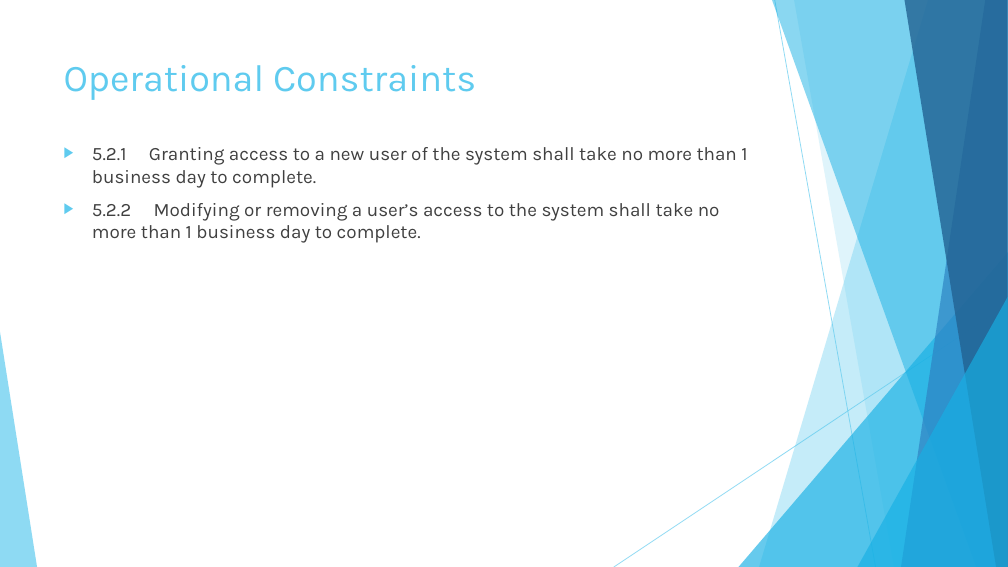
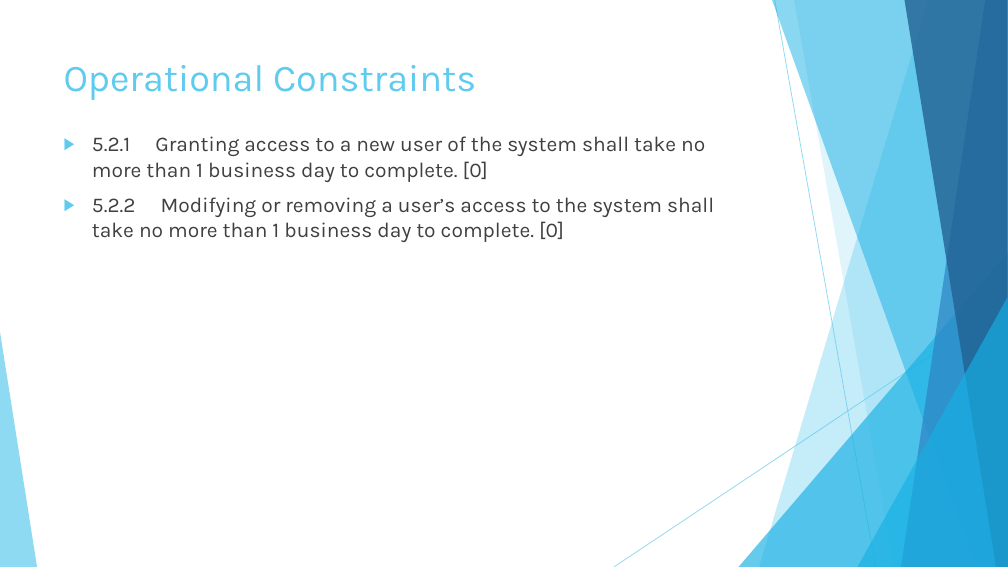
Before and after one commit to KodeFu/cse682, a slide deck: slide 15 of Test Framework Midterm Presentation 001.pptx (slide 14 before the commit). Drawn at 1008x567 pixels with LibreOffice and Linux fonts; fonts in the diff are those of the drawing. Boxes give left, top, right and bottom in pixels: in the first picture for what was removed or moved away, otherwise in the second. Text is boxed around its words. In the diff, an @@ line names an element or a change of style, - is before the commit and + after.

```diff
--- a/Test Framework Midterm Presentation 001.pptx
+++ b/Test Framework Midterm Presentation 001.pptx
@@ text at (92,136,714,242): text changed; size 18 to 20 pt @@
-▶ 5.2.1 Granting access to a new user of the system shall take no more than 1 business day to complete.
-▶ 5.2.2 Modifying or removing a user’s access to the system shall take no more than 1 business day to complete.
+▶ 5.2.1 Granting access to a new user of the system shall take no more than 1 business day to complete. [0]
+▶ 5.2.2 Modifying or removing a user’s access to the system shall take no more than 1 business day to complete. [0]
```
Also in this commit, not shown: 11 other slides changed, 1 slide added, 1 other file.
